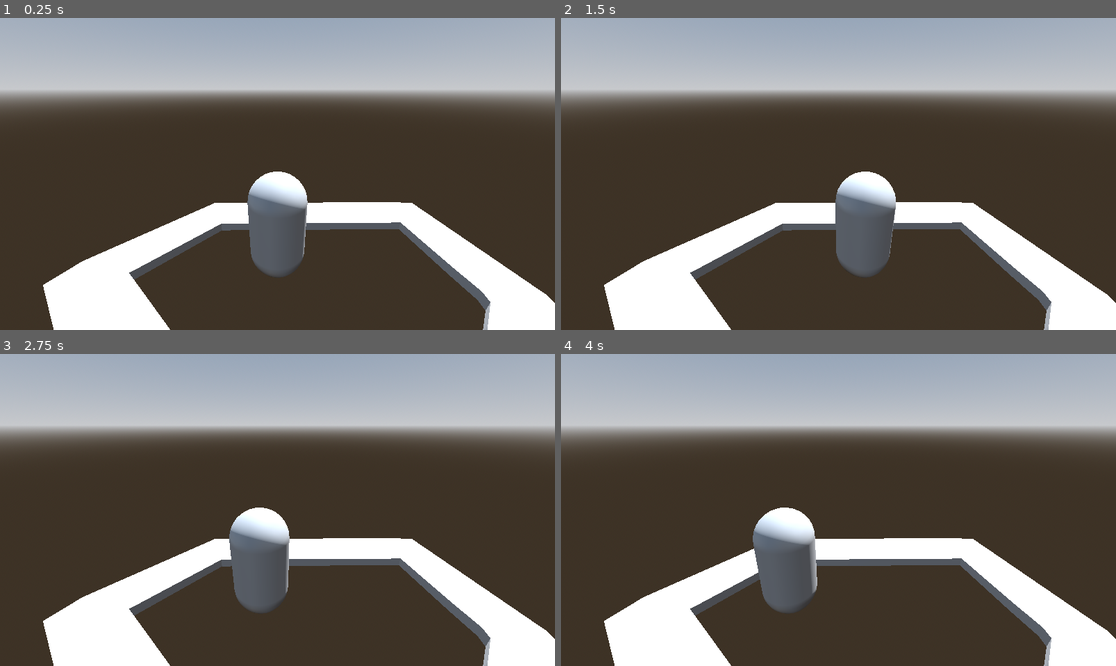
Above: before the commit, frames 1-4 (two rows, left to right).
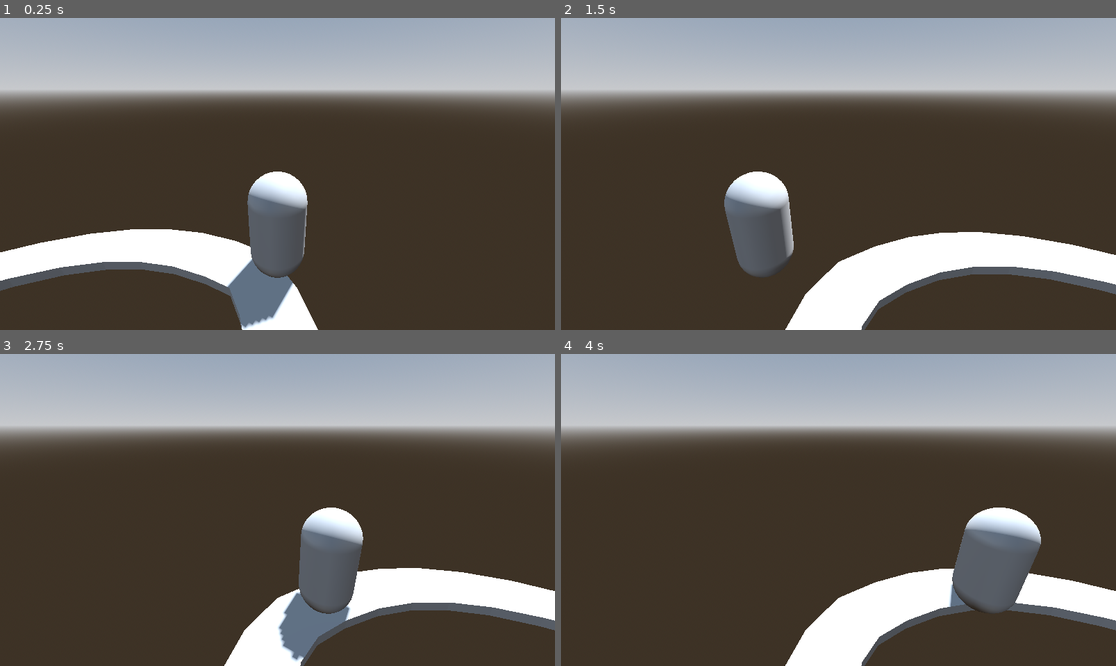
Above: after the commit, the same moments.

Repository: ludovancy/endless-roller
Game: Godot game, scene res://world.tscn
Same seed, same stepped clock (60 frames per second), same inputs: the game is played once before the commit and once after it.
Inputs (mouse positions are in pixels of both pictures, inside the frame that each line leads up to):
- Up to frame 1 (0.25 s): no input
- Up to frame 2 (1.5 s): move the mouse to (960, 158) at 0.52 s; click (960, 158) at 0.67 s; tap Enter at 1.25 s; drag from (727, 189) to (810, 236) at 1.27 s
- Up to frame 3 (2.75 s): tap Space at 2 s; move the mouse to (333, 441) at 2.02 s; click (333, 441) at 2.17 s
- Up to frame 4 (4 s): tap Enter at 2.75 s; drag from (810, 572) to (672, 463) at 2.77 s; tap Space at 3.5 s; move the mouse to (1005, 556) at 3.52 s; click (1005, 556) at 3.67 s

The runs differ from the first frame. In frame 1, 17% of the frame differs, in the area x 0-100%, y 59-100%; in frame 2, 23%; in frame 3, 22%; in frame 4, 23%, in the area x 7-100%, y 49-100%.

Commit message:
Connect curves between world and player objects

Diff:
--- a/src/player.gd
+++ b/src/player.gd
@@ -1,8 +1,14 @@
 extends Node3D
 
 @onready var character_body_3d: CharacterBody3D = $CharacterBody3D
-@export var road_width : float = 3.0
+@export var road_width : float = 9.0
 var dragging: bool = false
+
+var t = 0
+var curve : Curve3D = null
+
+func _ready() -> void:
+	get_parent().connect("new_curve", set_new_curve)
 
 func _input(event: InputEvent) -> void:
 	var screen_x : float = get_viewport().get_visible_rect().size.x
@@ -17,7 +23,17 @@
 	if dragging:
 		var new_position = screen_x - clamp(event.position.x, 0, screen_x)
 		new_position /= screen_x
-		new_position *= road_width
-		new_position -= road_width / 2
+		new_position *= -road_width
+		new_position += road_width / 2
 		character_body_3d.position.x = new_position
 		print(new_position)
+
+func _process(delta: float) -> void:
+	if not curve:
+		print("No curve")
+		return
+	t += delta
+	position = curve.sample_baked(t * curve.get_baked_length(), true)
+
+func set_new_curve(new_curve : Curve3D):
+	curve = new_curve
--- /dev/null
+++ b/src/world.gd
@@ -0,0 +1,12 @@
+extends Node3D
+
+signal new_curve
+
+@onready var path_3d: Path3D = $Path3D
+@onready var csg_polygon_3d: CSGPolygon3D = $CSGPolygon3D
+@onready var path_3d_2: Path3D = $Path3D2
+@onready var csg_polygon_3d_2: CSGPolygon3D = $CSGPolygon3D2
+
+
+func _ready():
+	new_curve.emit(path_3d.curve)
--- a/world.tscn
+++ b/world.tscn
@@ -1,6 +1,7 @@
-[gd_scene load_steps=6 format=3 uid="uid://d0n3q2mbjn6k3"]
+[gd_scene load_steps=7 format=3 uid="uid://d0n3q2mbjn6k3"]
 
 [ext_resource type="PackedScene" uid="uid://c0r0yoc40yjw4" path="res://player.tscn" id="1_5rmnj"]
+[ext_resource type="Script" path="res://src/world.gd" id="1_dn3g7"]
 
 [sub_resource type="ProceduralSkyMaterial" id="ProceduralSkyMaterial_ilida"]
 sky_horizon_color = Color(0.64625, 0.65575, 0.67075, 1)
@@ -15,14 +16,14 @@
 tonemap_mode = 2
 
 [sub_resource type="Curve3D" id="Curve3D_xbb6r"]
-bake_interval = 0.01
 _data = {
-"points": PackedVector3Array(0, 0, 0, 0, 0, 0, -1.85376, 0, -2.2046, 0, 0, 0, 0, 0, 0, 3.95418, 0, -2.26843, 0, 0, 0, 0, 0, 0, 4.43924, 0, 1.07592, 0, 0, 0, 0, 0, 0, 1.13031, 0, 4.52261, 0, 0, 0, 0, 0, 0, -4.16083, 0, 0.388908, 0, 0, 0, 0, 0, 0, -1.85376, 0, -2.2046),
+"points": PackedVector3Array(0, 0, 0, 3.125, 0, -1.99, -1.85376, 0, -2.2046, 0, 0, 0, 1.8, 0, 2.255, 3.95418, 0, -2.26843, 0.035, 0, 0.495, -1.105, 0, 2.04, 4.23933, 2.38419e-07, 2.56381, 1.03, 0, 0.13, -1.075, 0, 0.62, 1.13031, 0, 4.52261, -0.795, 0, 2.325, -0.105, 0, -0.21, -3.12925, 0, 1.19319, -0.57, 0, -0.015, 0, 0, 0, -1.85376, 0, -2.2046),
 "tilts": PackedFloat32Array(0, 0, 0, 0, 0, 0)
 }
 point_count = 6
 
 [node name="World" type="Node3D"]
+script = ExtResource("1_dn3g7")
 
 [node name="WorldEnvironment" type="WorldEnvironment" parent="."]
 environment = SubResource("Environment_kmf0a")
@@ -40,11 +41,27 @@
 polygon = PackedVector2Array(0, 0, 0, 0.2, 1, 0.2, 1, 0)
 mode = 2
 path_node = NodePath("../Path3D")
-path_interval_type = 0
-path_interval = 0.75
+path_interval_type = 1
+path_interval = 0.2
 path_simplify_angle = 0.0
 path_rotation = 2
 path_local = false
 path_continuous_u = true
-path_u_distance = 1.56
+path_u_distance = 1.28
 path_joined = true
+
+[node name="Path3D2" type="Path3D" parent="."]
+curve = SubResource("Curve3D_xbb6r")
+
+[node name="CSGPolygon3D2" type="CSGPolygon3D" parent="."]
+polygon = PackedVector2Array(0, 0, 0, 0.2, 1, 0.2, 1, 0)
+mode = 2
+path_node = NodePath("../Path3D")
+path_interval_type = 1
+path_interval = 0.2
+path_simplify_angle = 0.0
+path_rotation = 2
+path_local = false
+path_continuous_u = true
+path_u_distance = 1.28
+path_joined = true
